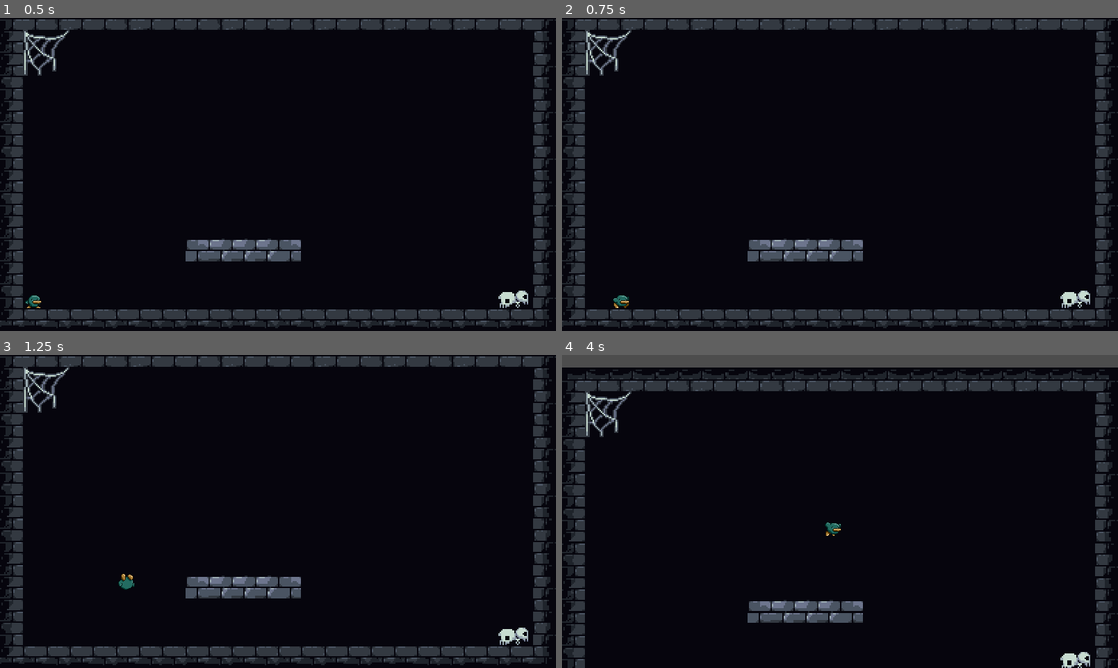
Above: before the commit, frames 1-4 (two rows, left to right).
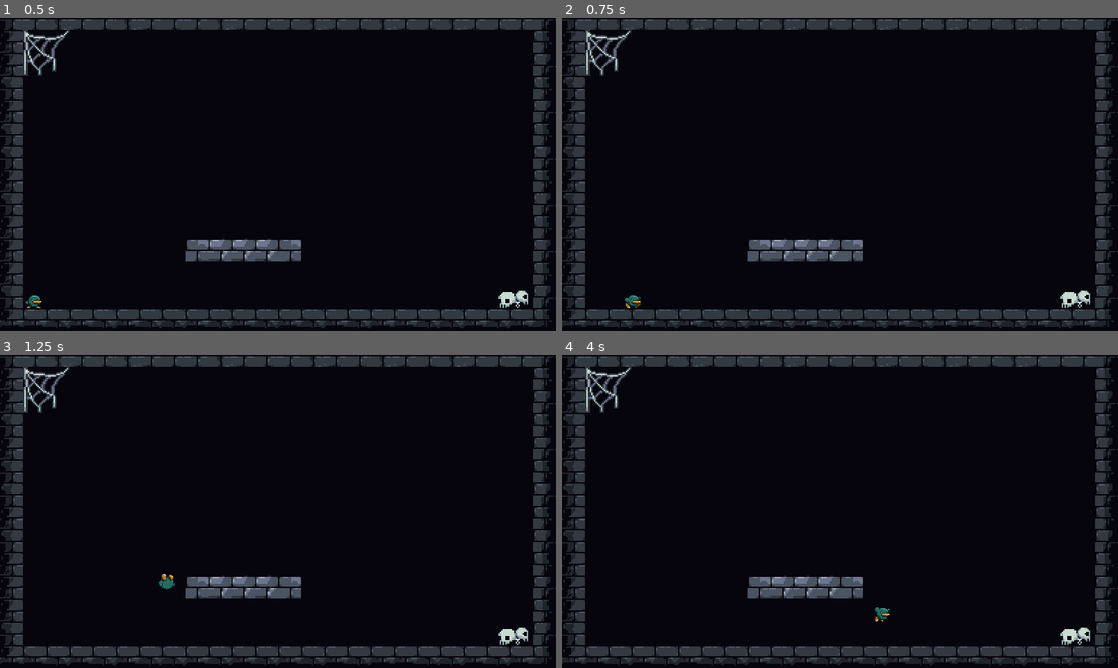
Above: after the commit, the same moments.

Repository: Jonon/tiny-but-mighty
Game: Godot game, scene res://scenes/game.tscn
The game is run twice, just before and just after one commit, with the same random seed, the same clock (stepped at 60 frames per second) and the same inputs.
Inputs:
- Up to frame 1 (0.5 s): no input
- Up to frame 2 (0.75 s): hold D (move_right) from 0.53 s (still down); hold Shift (run) from 0.53 s (still down)
- Up to frame 3 (1.25 s): keep holding D (move_right); keep holding Shift (run); tap Space (jump) at 0.77 s
- Up to frame 4 (4 s): release Shift (run) at 1.28 s; tap Shift (run) at 1.35, 2.85 s; tap Space (jump) at 1.52, 3.02, 3.77 s; release D (move_right) at 2.03 s; hold A (move_left) 2.03-2.78 s; hold Shift (run) 2.03-2.78 s; hold D (move_right) from 2.78 s (still down); hold Shift (run) from 3.53 s (still down)

Frame 1 is identical in both runs. In frame 2, 0.2% of the frame differs, in the area x 9-15%, y 88-93%; in frame 3, 0.2%; in frame 4, 18%, in the area x 0-100%, y 0-100%.

Commit message:
Increase speed when shift is pressed

Diff:
--- a/scripts/player.gd
+++ b/scripts/player.gd
@@ -1,7 +1,7 @@
 extends CharacterBody2D
 
 
-const SPEED = 90.0
+var SPEED = 90.0
 const JUMP_VELOCITY = -300.0
 
 @onready var animated_sprite: AnimatedSprite2D = $AnimatedSprite2D
@@ -34,6 +34,11 @@
 	else:
 		animated_sprite.play("jump")
 
+	# Run: Increase movement speed
+	if Input.is_action_pressed("run"):
+		SPEED = 130
+	elif !Input.is_action_pressed("run"):
+		SPEED = 90
 	# Apply movement
 	if direction:
 		velocity.x = direction * SPEED
